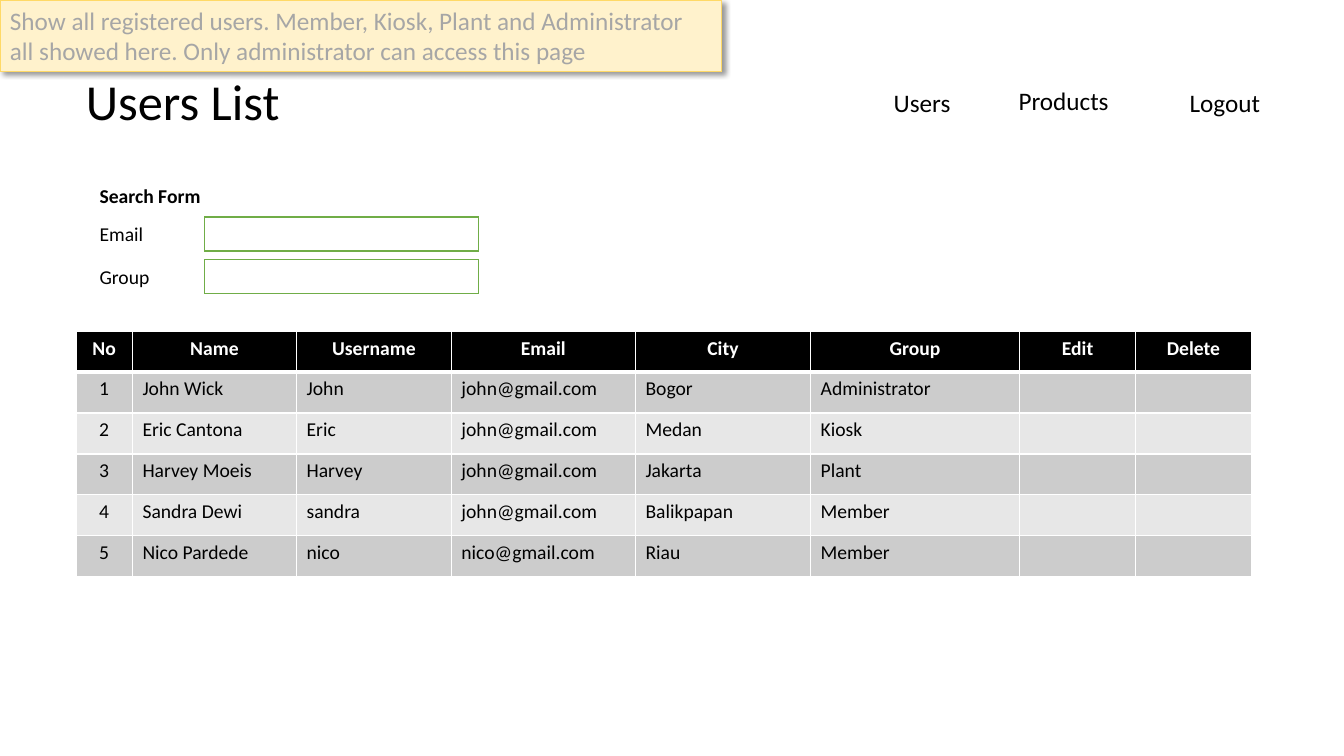
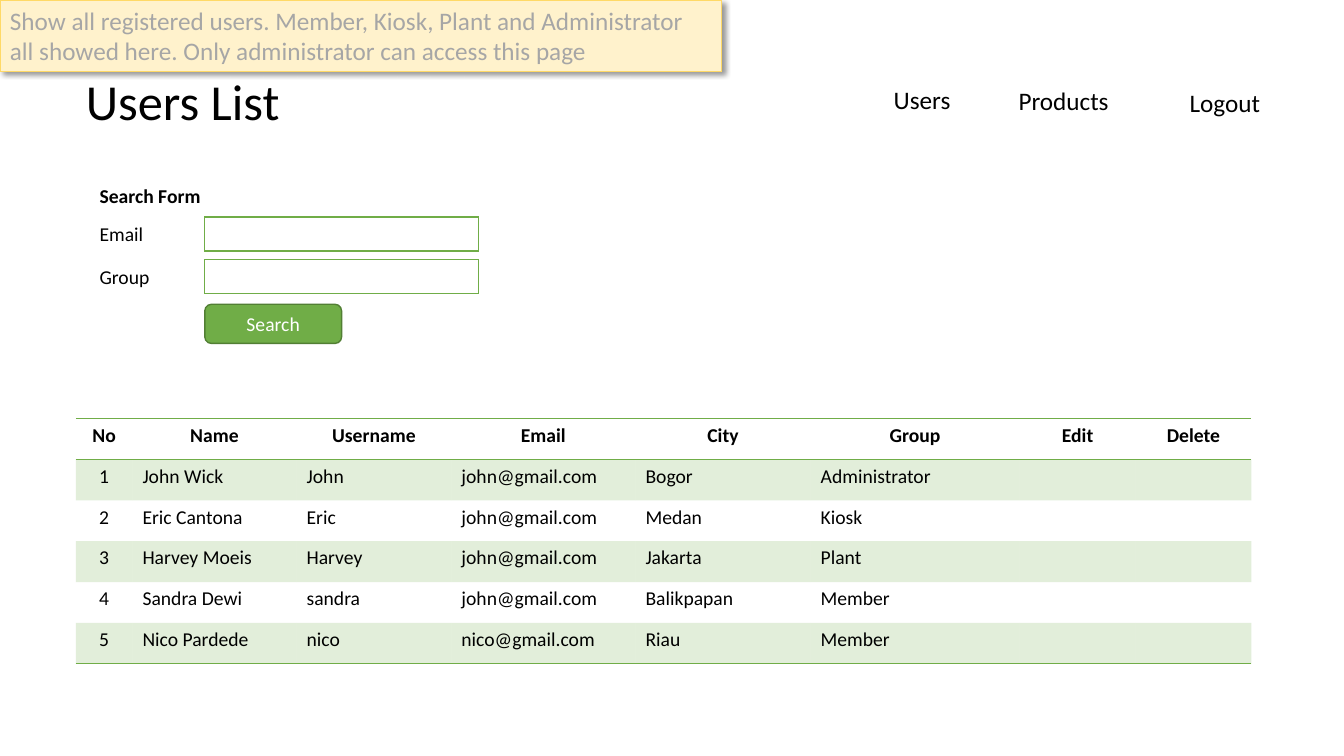
Before and after one commit to firmansubhi/node_tutor, a slide deck: slide 2 of Administrator pages.pptx. Drawn at 1344x756 pixels with LibreOffice and Linux fonts; fonts in the diff are those of the drawing; background and template pictures are left out. Boxes give left, top, right and bottom in pixels: in the first picture for what was removed or moved away, otherwise in the second. Text is boxed around its words. In the diff, an @@ line names an element or a change of style, - is before the commit and + after.

```diff
--- a/Administrator pages.pptx
+++ b/Administrator pages.pptx
@@ rounded rectangle added at <box>205,304,342,344</box>, fill #70AD47, outline #538035 1 pt, 14 pt, text #FFFFFF @@
+Search
@@ table at <box>76,418,1252,663</box> @@
@@ fill #000000 to none in row 1 @@
@@ fill #CCCCCC to #70AD47 at 20% opacity in 24 cells @@
@@ fill #E7E7E7 to none in 12 cells @@
@@ text colour #FFFFFF to #000000 in "No", "Name", "Username", "Email" and 4 more places @@
@@ borders changed @@
@@ table: place and size @@
-table at <box>76,332,1252,577</box>
+table at <box>76,418,1252,663</box>
```
Also in this commit, not shown: 4 other slides changed, 5 slides added, 2 other files.
